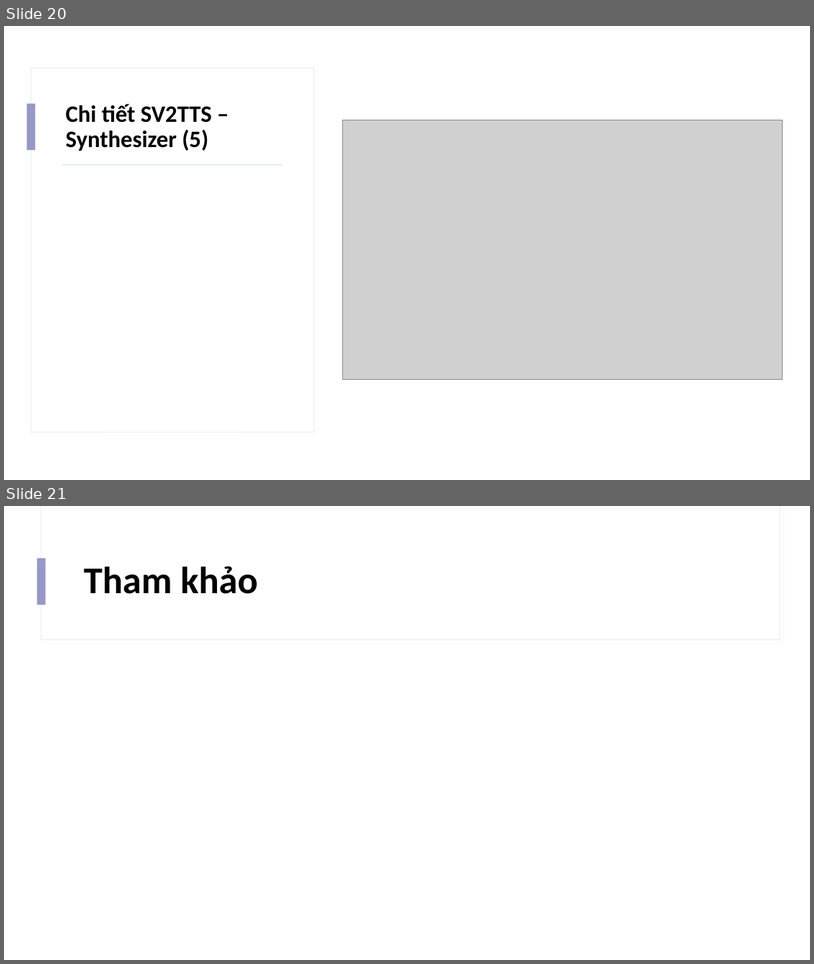
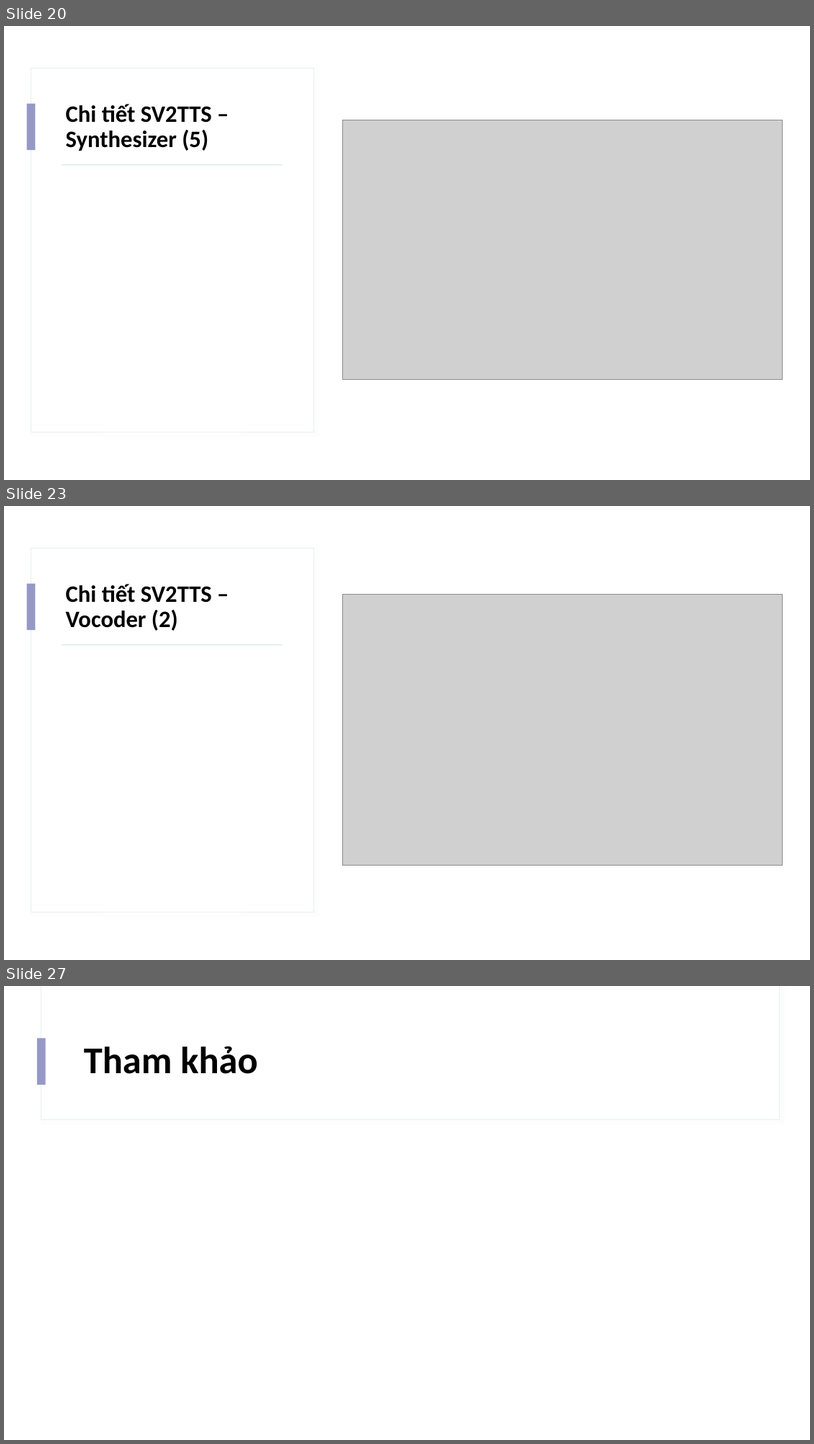
Before and after one commit to IrisStream/Machine-Learning, a slide deck: Voice_Cloning/Slide.pptx. Shown one above the other, each under a label of ours: slides 20 and 21 before the commit, slides 20, 23 and 27 after it; the slides between them are not shown. The pictures are 814x964 and 814x1444 pixels, drawn with LibreOffice and Linux fonts; fonts in the diff are those of the drawing; grey boxes stand for pictures. Boxes give left, top, right and bottom in pixels: in the first picture for what was removed or moved away, otherwise in the second. Text is boxed around its words. In the diff, an @@ line names an element or a change of style, - is before the commit and + after.

Commit message:
add vocoder

```diff
--- a/Voice_Cloning/Slide.pptx
+++ b/Voice_Cloning/Slide.pptx
@@ slide 23 added at box(4, 506, 810, 960), background #FFFFFF; not listed: 2 template elements that a slide beside it also shows @@
@@ rectangle added at box(4, 506, 810, 960), fill #FFFFFF @@
@@ rectangle added at box(31, 548, 314, 911), fill #FFFFFF, outline #E4F0EE 0.75 pt @@
@@ rectangle added at box(27, 584, 36, 630), fill #9698C6 @@
@@ title added at box(66, 584, 212, 631), 28 pt, text #000000, bold @@
+Chi tiết SV2TTS – Vocoder (2)
@@ picture added at box(343, 595, 783, 865) @@
@@ rectangle added at box(62, 644, 282, 645), fill #BCDAD5 @@
@@ what was slide 21 is now slide 27 @@
```
Also in this commit, not shown: 5 other slides added.
